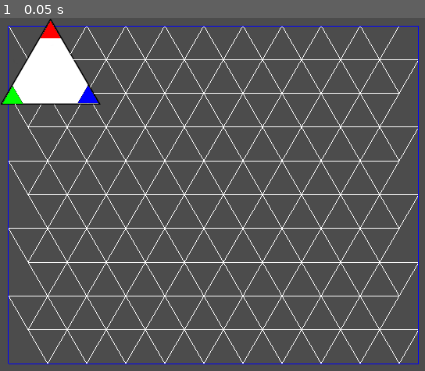
Above: before the commit, frame 1.
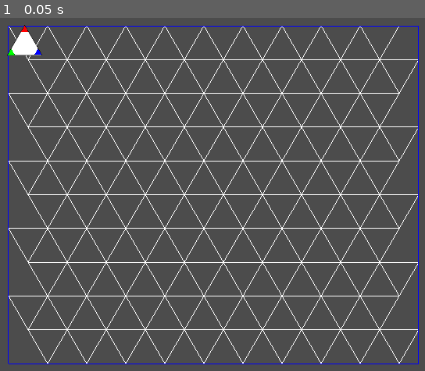
Above: after the commit, the same moment.

Repository: madjamteam/TriangleMumble
Game: Godot game, scene res://scenes/scena1.tscn
Two runs of this game, one before a commit and one after it. Both use one fixed random seed, a clock stepped at 60 frames per second and the inputs below.
Inputs:
- Up to frame 1 (0.05 s): no input

The runs differ from the first frame. In frame 1, 3.2% of the frame differs, in the area x 0-24%, y 0-25%.

Commit message:
Click on angles script

Diff:
--- a/scenes/Gameboard.tscn
+++ b/scenes/Gameboard.tscn
@@ -5,3 +5,4 @@
 [node name="Node2D" type="Node2D"]
 
 [node name="Node2D" parent="." instance=ExtResource( 2 )]
+position = Vector2( 8, 8 )
--- a/scenes/Triangle.tscn
+++ b/scenes/Triangle.tscn
@@ -1,12 +1,14 @@
-[gd_scene load_steps=3 format=2]
+[gd_scene load_steps=4 format=2]
 
 [ext_resource path="res://entities/triangle.png" type="Texture" id=1]
 [ext_resource path="res://scripts/Player.gd" type="Script" id=2]
+[ext_resource path="res://scripts/Angle.gd" type="Script" id=3]
 
 [node name="Node2D" type="Node2D"]
 
 [node name="triangle" type="Sprite" parent="."]
-position = Vector2( 64, 56 )
+position = Vector2( 22.7485, 20.5 )
+scale = Vector2( 0.354545, 0.354545 )
 texture = ExtResource( 1 )
 script = ExtResource( 2 )
 
@@ -15,14 +17,45 @@
 scale = Vector2( 0.209091, 0.209091 )
 texture = ExtResource( 1 )
 
+[node name="KinematicBody2D" type="KinematicBody2D" parent="triangle/angle1"]
+input_pickable = true
+script = ExtResource( 3 )
+
+[node name="CollisionPolygon2D" type="CollisionPolygon2D" parent="triangle/angle1/KinematicBody2D"]
+position = Vector2( -30.0725, -40.4678 )
+scale = Vector2( 6.7447, 6.9322 )
+polygon = PoolVector2Array( 4.58946, -1.82055, 13.6591, 13.657, -4.84007, 13.5169 )
+
 [node name="angle2" type="Sprite" parent="triangle"]
 position = Vector2( 9.91716, 55 )
 scale = Vector2( 0.209091, 0.209091 )
 texture = ExtResource( 1 )
 offset = Vector2( -280.348, -59.7826 )
 
+[node name="KinematicBody2D2" type="KinematicBody2D" parent="triangle/angle2"]
+position = Vector2( -48.5761, -460.078 )
+input_pickable = true
+script = ExtResource( 3 )
+index = 1
+
+[node name="CollisionPolygon2D" type="CollisionPolygon2D" parent="triangle/angle2/KinematicBody2D2"]
+position = Vector2( -263.138, 361.182 )
+scale = Vector2( 6.7447, 6.9322 )
+polygon = PoolVector2Array( 4.58946, -1.82055, 13.6591, 13.657, -4.84007, 13.5169 )
+
 [node name="angle3" type="Sprite" parent="triangle"]
 position = Vector2( 106.488, 54 )
 scale = Vector2( 0.209091, 0.209091 )
 texture = ExtResource( 1 )
 offset = Vector2( -280.348, -59.7826 )
+
+[node name="KinematicBody2D3" type="KinematicBody2D" parent="triangle/angle3"]
+position = Vector2( -510.436, -455.296 )
+input_pickable = true
+script = ExtResource( 3 )
+index = 2
+
+[node name="CollisionPolygon2D" type="CollisionPolygon2D" parent="triangle/angle3/KinematicBody2D3"]
+position = Vector2( 199.108, 358.851 )
+scale = Vector2( 6.7447, 6.9322 )
+polygon = PoolVector2Array( 4.58946, -1.82055, 13.6591, 13.657, -4.84007, 13.5169 )
--- /dev/null
+++ b/scripts/Angle.gd
@@ -0,0 +1,10 @@
+extends KinematicBody2D
+signal clicked(node)
+
+export var index = 0
+
+func _input_event(_viewport, event, _shape_idx):
+	if (event is InputEventMouseButton
+		and event.button_index == BUTTON_LEFT
+		and event.is_pressed()):
+		emit_signal("clicked", self.index)
--- a/scripts/Player.gd
+++ b/scripts/Player.gd
@@ -1,18 +1,19 @@
 extends Node
 
+const Angle = preload("res://scripts/Angle.gd")
 
-# Declare member variables here. Examples:
+
 export var Angle1: Color = Color.red
 export var Angle2: Color = Color.green
 export var Angle3: Color = Color.blue
-# var b = "text"
 
-# Called when the node enters the scene tree for the first time.
 func _ready():
-	var angle1: Sprite = self.get_child(0)
-	var angle2: Sprite = self.get_child(1)
-	var angle3: Sprite = self.get_child(2)
+	var colors = [Angle1, Angle2, Angle3]
+	var angles = self.get_children()
 
-	angle1.modulate = Angle1
-	angle2.modulate = Angle2
-	angle3.modulate = Angle3
+	for i in range(3):
+		angles[i].modulate = colors[i]
+		angles[i].get_child(0).connect("clicked", self, "handle_click_handle")
+
+func handle_click_handle(p):
+	print(p)
--- /dev/null
+++ b/shapes/triangle.tres
@@ -0,0 +1,4 @@
+[gd_resource type="ConvexPolygonShape2D" format=2]
+
+[resource]
+points = PoolVector2Array( 10, 0, 0, 10, 0, 10 )
